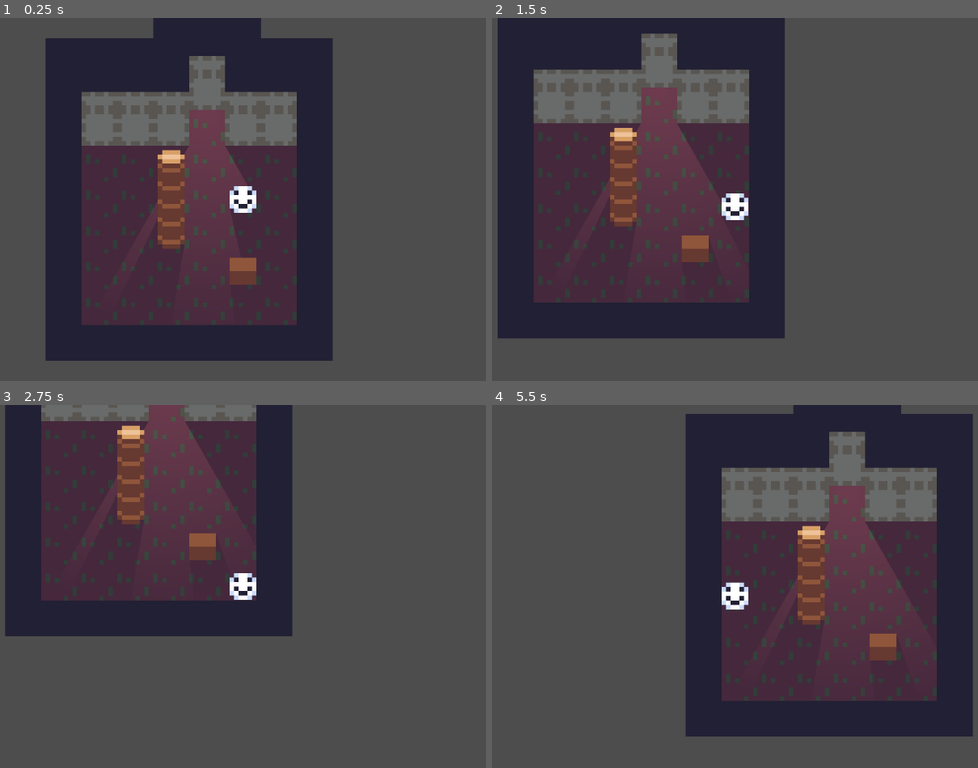
Above: before the commit, frames 1-4 (two rows, left to right).
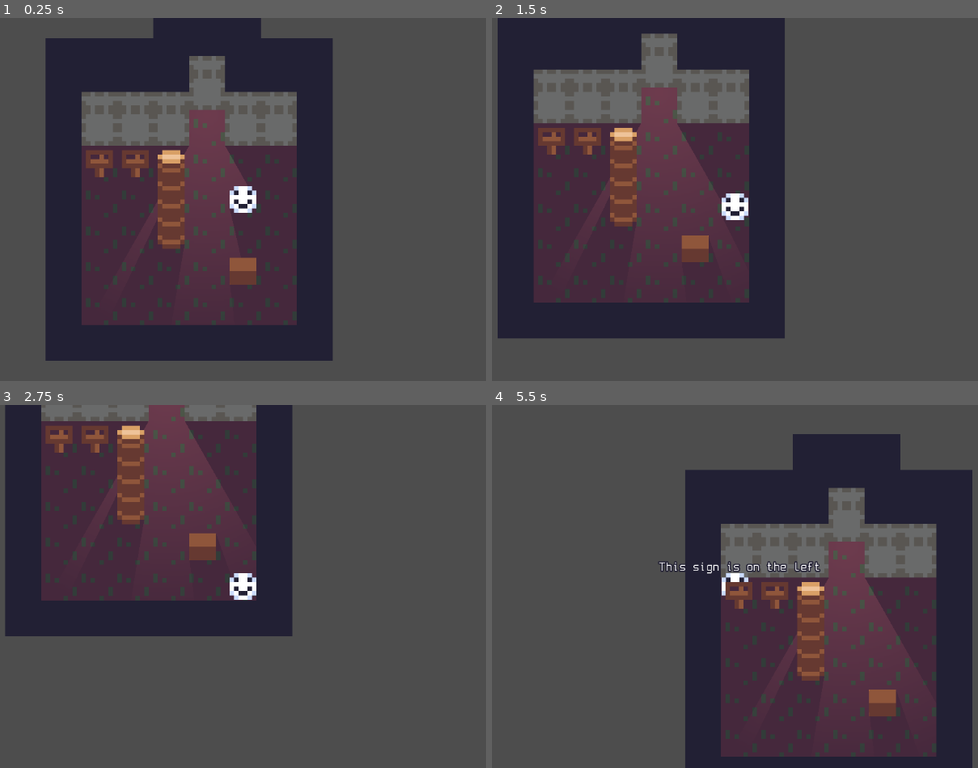
Above: after the commit, the same moments.

Repository: evanrpw/LucidDreamingGame
Game: Godot game, scene res://world.tscn
Same seed, same stepped clock (60 frames per second), same inputs: the game is played once before the commit and once after it.
Inputs:
- Up to frame 1 (0.25 s): no input
- Up to frame 2 (1.5 s): tap Enter at 0.5 s; hold D (move_right) 0.53-1.28 s; hold E (interact, bound only after the commit) 0.53-1.28 s; tap Space at 1.25 s; hold S (move_down) from 1.28 s (still down); tap E (interact, bound only after the commit) at 1.35 s
- Up to frame 3 (2.75 s): release S (move_down) at 2.03 s; hold D (move_right) from 2.03 s (still down); hold E (interact, bound only after the commit) from 2.03 s (still down)
- Up to frame 4 (5.5 s): tap Enter at 2.75 s; release D (move_right) at 2.78 s; release E (interact, bound only after the commit) at 2.78 s; hold W (move_up) 2.78-3.53 s; tap E (interact, bound only after the commit) at 2.85, 4.35 s; hold E (interact, bound only after the commit) 3.53-4.28 s; hold A (move_left) 3.53-5.03 s; tap Space at 5 s; hold S (move_down) from 5.03 s (still down); hold E (interact, bound only after the commit) from 5.03 s (still down)

The runs differ from the first frame. In frame 1, 0.6% of the frame differs, in the area x 17-31%, y 36-44%; in frame 2, 0.6%; in frame 3, 0.6%; in frame 4, 34%, in the area x 34-100%, y 0-100%.

Commit message:
Add object interaction system & signs
known bug: spamming interact key [E] while moving between signs can cause both to be displayed at once.

Diff:
--- /dev/null
+++ b/interactable.gd
@@ -0,0 +1,28 @@
+extends Area2D
+class_name Interactable
+
+@export var action_name: String = "interact"
+@onready var label : Label = $Label
+
+func _ready() -> void:
+	if label != null:
+		label.text = "[E] to " + action_name
+
+func _on_area_entered(area: Area2D) -> void:
+	if area.interactables != null:
+		for e in area.interactables:
+			e.interactable.label.hide()
+			e.end_interaction()
+		area.interactables.append(get_parent())
+		label.show()
+		print(area.interactables)
+
+
+func _on_area_exited(area: Area2D) -> void:
+	if area.interactables != null:
+		area.interactables.erase(get_parent())
+		label.hide()
+		get_parent().end_interaction()
+		if (!area.interactables.is_empty()):
+			area.interactables.back().interactable.label.show()
+		print(area.interactables)
--- /dev/null
+++ b/interactable.tscn
@@ -0,0 +1,28 @@
+[gd_scene load_steps=3 format=3 uid="uid://d1impaw7i5ffl"]
+
+[ext_resource type="Script" path="res://interactable.gd" id="1_bopsm"]
+[ext_resource type="LabelSettings" uid="uid://2ko7alo2i30u" path="res://text.tres" id="2_4mqat"]
+
+[node name="Interactable" type="Area2D"]
+collision_layer = 0
+collision_mask = 4
+script = ExtResource("1_bopsm")
+action_name = "read"
+
+[node name="Label" type="Label" parent="."]
+visible = false
+z_index = 20
+anchors_preset = 5
+anchor_left = 0.5
+anchor_right = 0.5
+offset_left = -5.0
+offset_top = -4.0
+offset_right = 13.0
+offset_bottom = 1.0
+grow_horizontal = 2
+label_settings = ExtResource("2_4mqat")
+horizontal_alignment = 1
+vertical_alignment = 1
+
+[connection signal="area_entered" from="." to="." method="_on_area_entered"]
+[connection signal="area_exited" from="." to="." method="_on_area_exited"]
--- /dev/null
+++ b/interaction_area.gd
@@ -0,0 +1,9 @@
+extends Area2D
+
+@export var interactor: Node2D # player
+
+var interactables = []
+
+func _input(event: InputEvent) -> void:
+	if event.is_action_pressed("interact") && !interactables.is_empty():
+		interactables.back().interact(interactor)
--- a/player.gd
+++ b/player.gd
@@ -3,7 +3,6 @@
 @export var speed := 50
 @export var friction := 0.1
 @export var acceleration := 0.1
-
 
 func _physics_process(_delta):
 	var movement_vector = Input.get_vector("move_left", "move_right", "move_up", "move_down").normalized()
--- a/player.tscn
+++ b/player.tscn
@@ -1,13 +1,18 @@
-[gd_scene load_steps=4 format=3 uid="uid://dchxbx8jb3xy5"]
+[gd_scene load_steps=6 format=3 uid="uid://dchxbx8jb3xy5"]
 
 [ext_resource type="Script" path="res://player.gd" id="1_l7r6t"]
 [ext_resource type="Texture2D" uid="uid://bcteknnitgbnv" path="res://assets/player.png" id="2_1ldfa"]
+[ext_resource type="Script" path="res://interaction_area.gd" id="3_p1yt1"]
 
 [sub_resource type="CapsuleShape2D" id="CapsuleShape2D_ipowo"]
 radius = 1.0
 height = 6.0
 
+[sub_resource type="CircleShape2D" id="CircleShape2D_v5prv"]
+radius = 6.0
+
 [node name="Player" type="CharacterBody2D"]
+collision_layer = 2
 motion_mode = 1
 wall_min_slide_angle = 0.174533
 script = ExtResource("1_l7r6t")
@@ -19,3 +24,12 @@
 position = Vector2(0, 2)
 rotation = 1.5708
 shape = SubResource("CapsuleShape2D_ipowo")
+
+[node name="InteractionArea" type="Area2D" parent="." node_paths=PackedStringArray("interactor")]
+collision_layer = 4
+collision_mask = 0
+script = ExtResource("3_p1yt1")
+interactor = NodePath("..")
+
+[node name="CollisionShape2D" type="CollisionShape2D" parent="InteractionArea"]
+shape = SubResource("CircleShape2D_v5prv")
--- a/project.godot
+++ b/project.godot
@@ -44,6 +44,17 @@
 , Object(InputEventKey,"resource_local_to_scene":false,"resource_name":"","device":-1,"window_id":0,"alt_pressed":false …(186 unchanged characters)…
 ]
 }
+interact={
+"deadzone": 0.5,
+"events": [Object(InputEventKey,"resource_local_to_scene":false,"resource_name":"","device":-1,"window_id":0,"alt_pressed":false,"shift_pressed":false,"ctrl_pressed":false,"meta_pressed":false,"pressed":false,"keycode":0,"physical_keycode":69,"key_label":0,"unicode":101,"location":0,"echo":false,"script":null)
+]
+}
+
+[layer_names]
+
+2d_physics/layer_1="world"
+2d_physics/layer_2="player"
+2d_physics/layer_3="interactable"
 
 [rendering]
 
--- /dev/null
+++ b/sign.gd
@@ -0,0 +1,19 @@
+extends Node2D
+
+@onready var interactable: Interactable = $Interactable
+@export var sign_text_label: Label
+
+@export var sign_text = ["Hello, world"]
+var text_index = 0
+
+func interact(_interactor: Node2D) -> void:
+	interactable.label.hide()
+	if text_index < sign_text.size():
+		sign_text_label.text = sign_text[text_index]
+		if text_index < sign_text.size()-1:
+			sign_text_label.text += " [E]"
+		text_index += 1
+
+func end_interaction() -> void:
+	sign_text_label.text = ""
+	text_index = 0
--- /dev/null
+++ b/sign.tscn
@@ -0,0 +1,33 @@
+[gd_scene load_steps=5 format=3 uid="uid://bt4jtdmq0g0ib"]
+
+[ext_resource type="Script" path="res://sign.gd" id="1_txg7p"]
+[ext_resource type="LabelSettings" uid="uid://2ko7alo2i30u" path="res://text.tres" id="2_0at75"]
+[ext_resource type="PackedScene" uid="uid://d1impaw7i5ffl" path="res://interactable.tscn" id="2_o36ag"]
+
+[sub_resource type="CircleShape2D" id="CircleShape2D_wbugs"]
+radius = 2.0
+
+[node name="Sign" type="Node2D" node_paths=PackedStringArray("sign_text_label")]
+y_sort_enabled = true
+script = ExtResource("1_txg7p")
+sign_text_label = NodePath("SignText")
+
+[node name="SignText" type="Label" parent="."]
+z_index = 20
+anchors_preset = 5
+anchor_left = 0.5
+anchor_right = 0.5
+offset_left = -5.0
+offset_top = -4.0
+offset_right = 13.0
+offset_bottom = 1.0
+grow_horizontal = 2
+label_settings = ExtResource("2_0at75")
+horizontal_alignment = 1
+vertical_alignment = 1
+
+[node name="Interactable" parent="." instance=ExtResource("2_o36ag")]
+
+[node name="CollisionShape2D" type="CollisionShape2D" parent="Interactable"]
+position = Vector2(4, 4)
+shape = SubResource("CircleShape2D_wbugs")
--- /dev/null
+++ b/text.tres
@@ -0,0 +1,9 @@
+[gd_resource type="LabelSettings" load_steps=2 format=3 uid="uid://2ko7alo2i30u"]
+
+[ext_resource type="FontFile" uid="uid://dxobgyagin5av" path="res://assets/spleen/spleen-32x64.otf" id="1_y2nw6"]
+
+[resource]
+font = ExtResource("1_y2nw6")
+font_size = 3
+outline_size = 1
+outline_color = Color(0.133333, 0.12549, 0.203922, 1)
--- a/world.tscn
+++ b/world.tscn
@@ -1,5 +1,6 @@
-[gd_scene load_steps=14 format=4 uid="uid://d066rg5b0vbpo"]
+[gd_scene load_steps=15 format=4 uid="uid://d066rg5b0vbpo"]
 
+[ext_resource type="PackedScene" uid="uid://bt4jtdmq0g0ib" path="res://sign.tscn" id="1_tt5v8"]
 [ext_resource type="Texture2D" uid="uid://b77skug8b5ok8" path="res://assets/terrainTilemap.png" id="1_xmjnp"]
 [ext_resource type="Texture2D" uid="uid://dlb6hlpvyk3nb" path="res://assets/objectTilemap.png" id="2_mlulu"]
 [ext_resource type="PackedScene" uid="uid://dchxbx8jb3xy5" path="res://player.tscn" id="2_nccbl"]
@@ -49,11 +50,15 @@
 1:1/0 = 0
 1:1/0/z_index = 1
 1:1/0/y_sort_origin = 100
+2:0/0 = 0
+2:0/0/y_sort_origin = 1
+2:0/0/physics_layer_0/polygon_0/points = PackedVector2Array(-3, 1, 3, 1, 3, 3, -3, 3)
 
 [sub_resource type="TileSet" id="TileSet_8e6xu"]
 tile_size = Vector2i(8, 8)
 occlusion_layer_0/light_mask = 1
 physics_layer_0/collision_layer = 1
+physics_layer_0/collision_mask = 2
 sources/2 = SubResource("TileSetAtlasSource_6j6e6")
 sources/3 = SubResource("TileSetAtlasSource_ucnal")
 
@@ -68,8 +73,16 @@
 
 [node name="Objects" type="TileMapLayer" parent="."]
 y_sort_enabled = true
-tile_map_data = PackedByteArray("AAD/////AwABAAEAAAD//wAAAwAAAAEAAAABAAEAAwAAAAAAAAD///7/AwABAAAAAAA=")
+tile_map_data = PackedByteArray("AAD/////AwABAAEAAAD//wAAAwAAAAEAAAABAAEAAwAAAAAAAAD///7/AwABAAAAAAD+//7/AwACAAAAAAD9//7/AwACAAAAAAA=")
 tile_set = SubResource("TileSet_8e6xu")
+
+[node name="Sign" parent="Objects" instance=ExtResource("1_tt5v8")]
+position = Vector2(-24, -16)
+sign_text = ["This sign is on the left"]
+
+[node name="Sign2" parent="Objects" instance=ExtResource("1_tt5v8")]
+position = Vector2(-16, -16)
+sign_text = ["This sign is on the right"]
 
 [node name="Player" parent="Objects" instance=ExtResource("2_nccbl")]
 y_sort_enabled = true
Binary file changed: assets/objectTilemap.png
Binary file added: assets/spleen/spleen-12x24.otf
Not shown, added: assets/spleen/spleen-12x24.otf.import
Binary file added: assets/spleen/spleen-16x32.otf
Not shown, added: assets/spleen/spleen-16x32.otf.import
Binary file added: assets/spleen/spleen-32x64.otf
Not shown, added: assets/spleen/spleen-32x64.otf.import
Binary file added: assets/spleen/spleen-6x12.otf
Not shown, added: assets/spleen/spleen-6x12.otf.import
Binary file added: assets/spleen/spleen-8x16.otf
Not shown, added: assets/spleen/spleen-8x16.otf.import
Not shown, added: assets/spleen/LICENSE
